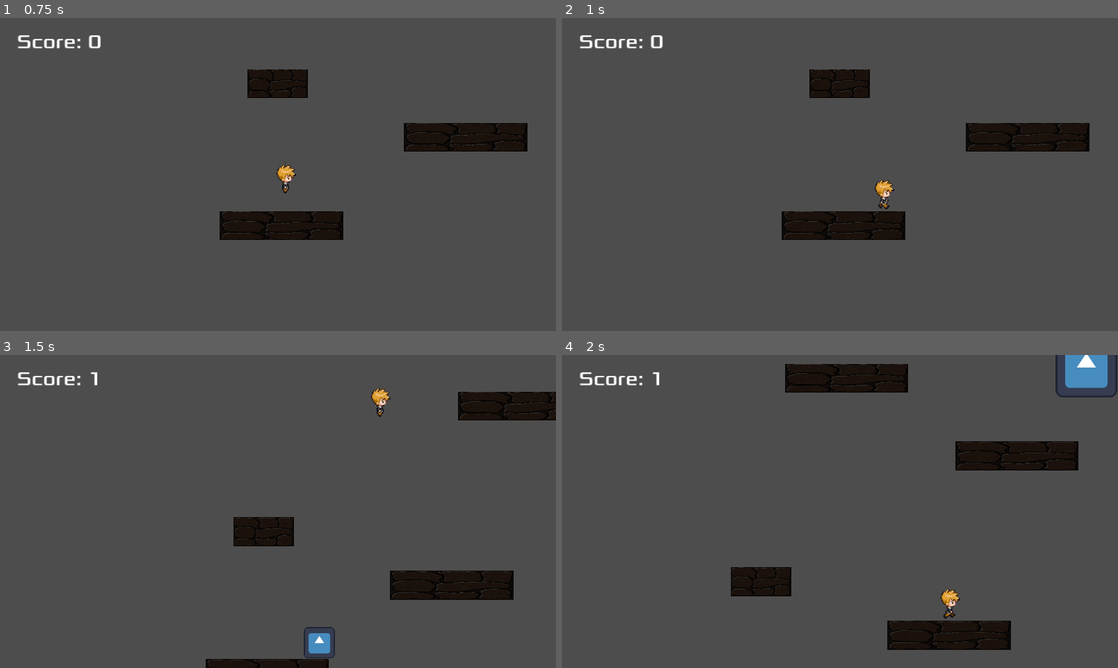
Above: before the commit, frames 1-4 (two rows, left to right).
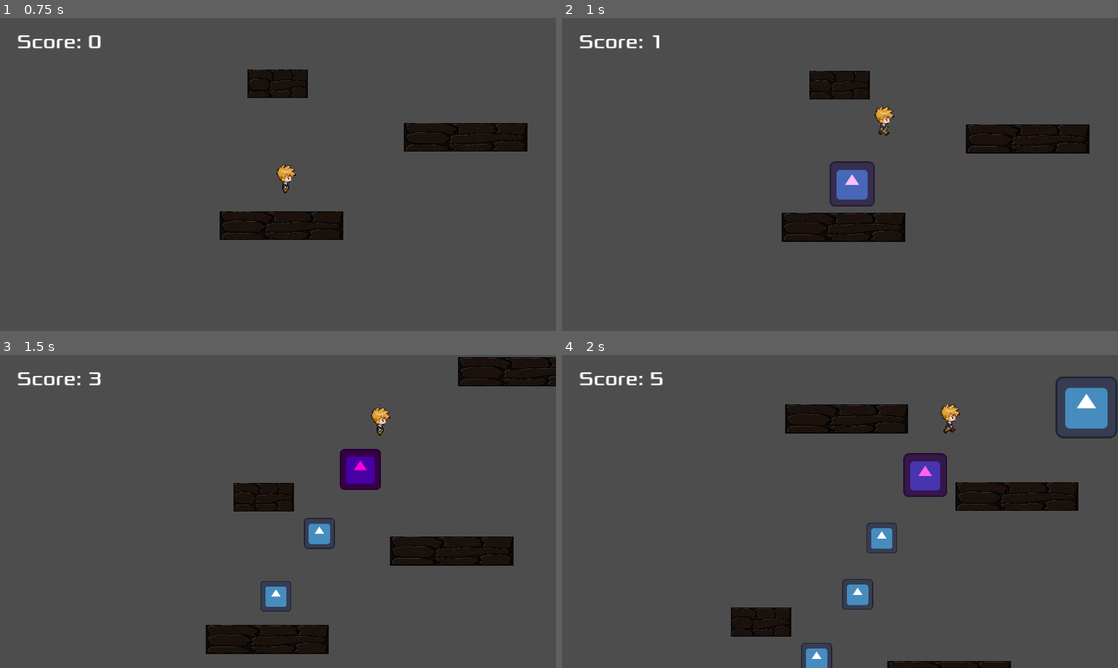
Above: after the commit, the same moments.

Repository: mflash/meujogo20242
Game: Godot game, scene res://scenes/game.tscn
Same seed, same stepped clock (60 frames per second), same inputs: the game is played once before the commit and once after it. The engine's default icon, where the game draws it, is replaced by a stand-in: a white triangle on a blue panel in a dark square.
Inputs (mouse positions are in pixels of both pictures, inside the frame that each line leads up to):
- Up to frame 1 (0.75 s): move the mouse to (400, 158) at 0.52 s; hold Right (right) from 0.53 s (still down); hold F (filter, bound only after the commit) from 0.53 s (still down); click (400, 158) at 0.67 s
- Up to frame 2 (1 s): keep holding Right (right); keep holding F (filter, bound only after the commit); tap Space (jump) at 0.77, 0.8 s
- Up to frame 3 (1.5 s): keep holding Right (right); tap Space (jump) at 1.07, 1.35 s; move the mouse to (166, 527) at 1.27 s; release F (filter, bound only after the commit) at 1.28 s
- Up to frame 4 (2 s): keep holding Right (right); tap Space (jump) at 1.52, 1.82 s; tap F (filter, bound only after the commit) at 1.55 s

Frame 1 is identical in both runs. In frame 2, 2.6% of the frame differs, in the area x 15-95%, y 5-72%; in frame 3, 14%; in frame 4, 17%, in the area x 15-100%, y 0-100%.

Commit message:
Animação com AnimationPlayer, Tween; Áudio (efeitos e música)

Diff:
--- /dev/null
+++ b/default_bus_layout.tres
@@ -0,0 +1,21 @@
+[gd_resource type="AudioBusLayout" load_steps=2 format=3 uid="uid://d34mfkf8ohh1p"]
+
+[sub_resource type="AudioEffectLowPassFilter" id="AudioEffectLowPassFilter_mpbl0"]
+resource_name = "LowPassFilter"
+cutoff_hz = 20500.0
+
+[resource]
+bus/1/name = &"Music"
+bus/1/solo = false
+bus/1/mute = false
+bus/1/bypass_fx = false
+bus/1/volume_db = 3.70467
+bus/1/send = &"Master"
+bus/1/effect/0/effect = SubResource("AudioEffectLowPassFilter_mpbl0")
+bus/1/effect/0/enabled = true
+bus/2/name = &"SFX"
+bus/2/solo = false
+bus/2/mute = false
+bus/2/bypass_fx = false
+bus/2/volume_db = -6.35661
+bus/2/send = &"Master"
--- a/objects/box.gd
+++ b/objects/box.gd
@@ -1,5 +1,11 @@
 extends Area2D
 
+func _ready() -> void:
+	pass
+	# Alternativa: usando Tween via código
+	#var tween := get_tree().create_tween()
+	#tween.tween_property(self, "scale", Vector2(1.5,1.5), 0.2)
+	#tween.tween_property(self, "scale", Vector2(1,1), 0.2)
 
 func _on_visible_on_screen_notifier_2d_screen_exited() -> void:
 	print("SAIU!")
--- a/objects/box.tscn
+++ b/objects/box.tscn
@@ -1,10 +1,59 @@
-[gd_scene load_steps=4 format=3 uid="uid://bjxk43nvprd0j"]
+[gd_scene load_steps=7 format=3 uid="uid://bjxk43nvprd0j"]
 
 [ext_resource type="Texture2D" uid="uid://d323ikk7iot7k" path="res://icon.svg" id="1_2jjht"]
 [ext_resource type="Script" path="res://objects/box.gd" id="1_uclm3"]
 
 [sub_resource type="RectangleShape2D" id="RectangleShape2D_4mvw8"]
 size = Vector2(64, 64)
+
+[sub_resource type="Animation" id="Animation_qvph3"]
+length = 0.4
+tracks/0/type = "value"
+tracks/0/imported = false
+tracks/0/enabled = true
+tracks/0/path = NodePath("SpriteBox:modulate")
+tracks/0/interp = 1
+tracks/0/loop_wrap = true
+tracks/0/keys = {
+"times": PackedFloat32Array(0),
+"transitions": PackedFloat32Array(1),
+"update": 0,
+"values": [Color(1, 1, 1, 1)]
+}
+
+[sub_resource type="Animation" id="Animation_oamc6"]
+resource_name = "scale"
+length = 0.4
+tracks/0/type = "value"
+tracks/0/imported = false
+tracks/0/enabled = true
+tracks/0/path = NodePath(".:scale")
+tracks/0/interp = 1
+tracks/0/loop_wrap = true
+tracks/0/keys = {
+"times": PackedFloat32Array(0, 0.2, 0.4),
+"transitions": PackedFloat32Array(1, 1, 1),
+"update": 0,
+"values": [Vector2(1, 1), Vector2(1.5, 1.5), Vector2(1, 1)]
+}
+tracks/1/type = "value"
+tracks/1/imported = false
+tracks/1/enabled = true
+tracks/1/path = NodePath("SpriteBox:modulate")
+tracks/1/interp = 1
+tracks/1/loop_wrap = true
+tracks/1/keys = {
+"times": PackedFloat32Array(0, 0.133333, 0.4),
+"transitions": PackedFloat32Array(1, 0.277393, 1),
+"update": 0,
+"values": [Color(1, 1, 1, 1), Color(1, 0, 0.862745, 1), Color(1, 1, 1, 1)]
+}
+
+[sub_resource type="AnimationLibrary" id="AnimationLibrary_lncj8"]
+_data = {
+"RESET": SubResource("Animation_qvph3"),
+"scale": SubResource("Animation_oamc6")
+}
 
 [node name="Box" type="Area2D"]
 script = ExtResource("1_uclm3")
@@ -14,9 +63,16 @@
 texture = ExtResource("1_2jjht")
 
 [node name="CollisionShape2D" type="CollisionShape2D" parent="."]
+visible = false
 position = Vector2(0, -2)
 shape = SubResource("RectangleShape2D_4mvw8")
 
 [node name="VisibleOnScreenNotifier2D" type="VisibleOnScreenNotifier2D" parent="."]
 
+[node name="AnimationPlayer" type="AnimationPlayer" parent="."]
+libraries = {
+"": SubResource("AnimationLibrary_lncj8")
+}
+autoplay = "scale"
+
 [connection signal="screen_exited" from="VisibleOnScreenNotifier2D" to="." method="_on_visible_on_screen_notifier_2d_screen_exited"]
--- a/project.godot
+++ b/project.godot
@@ -56,6 +56,11 @@
 "events": [Object(InputEventKey,"resource_local_to_scene":false,"resource_name":"","device":-1,"window_id":0,"alt_press …(191 unchanged characters)…
 ]
 }
+filter={
+"deadzone": 0.5,
+"events": [Object(InputEventKey,"resource_local_to_scene":false,"resource_name":"","device":-1,"window_id":0,"alt_pressed":false,"shift_pressed":false,"ctrl_pressed":false,"meta_pressed":false,"pressed":false,"keycode":0,"physical_keycode":70,"key_label":0,"unicode":102,"location":0,"echo":false,"script":null)
+]
+}
 
 [layer_names]
 
--- a/scenes/game.tscn
+++ b/scenes/game.tscn
@@ -22,5 +22,8 @@
 
 [node name="Level" parent="." instance=ExtResource("4_y73ng")]
 
+[node name="Player" parent="Level" index="5"]
+jump_speed = -1600.0
+
 [editable path="Level"]
 [editable path="Level/Player"]
--- a/scenes/level1.tscn
+++ b/scenes/level1.tscn
@@ -1,8 +1,9 @@
-[gd_scene load_steps=8 format=3 uid="uid://5k0x2dotccin"]
+[gd_scene load_steps=9 format=3 uid="uid://5k0x2dotccin"]
 
 [ext_resource type="Texture2D" uid="uid://b1dh8vyttbr0n" path="res://bricks/Stones_Texture.png" id="1_xfiwm"]
 [ext_resource type="PackedScene" uid="uid://cs70yf64lqbo8" path="res://scenes/player.tscn" id="2_t0mr6"]
 [ext_resource type="Texture2D" uid="uid://d323ikk7iot7k" path="res://icon.svg" id="3_b4u7g"]
+[ext_resource type="AudioStream" uid="uid://8d2abqossqn6" path="res://SFX/Chiptune_Adventures_1.ogg" id="4_np4xl"]
 
 [sub_resource type="RectangleShape2D" id="RectangleShape2D_y7ddi"]
 size = Vector2(255, 59)
@@ -82,7 +83,7 @@
 [node name="Player" parent="." instance=ExtResource("2_t0mr6")]
 position = Vector2(652, 382)
 
-[node name="Camera2D" parent="Player" index="2"]
+[node name="Camera2D" parent="Player" index="3"]
 position_smoothing_enabled = true
 drag_horizontal_enabled = true
 drag_vertical_enabled = true
@@ -110,4 +111,10 @@
 [node name="SceneLimit" type="Marker2D" parent="."]
 position = Vector2(427, 603)
 
+[node name="Music" type="AudioStreamPlayer" parent="."]
+stream = ExtResource("4_np4xl")
+autoplay = true
+bus = &"Music"
+parameters/looping = false
+
 [editable path="Player"]
--- a/scenes/player.gd
+++ b/scenes/player.gd
@@ -5,8 +5,17 @@
 @export var gravity := 4000.0
 @export var box : PackedScene
 
-@onready var sprite = $PlayerSprite
+@onready var sprite := $PlayerSprite
+@onready var jumpSound := $JumpSound
 
+func _input(event: InputEvent) -> void:
+	if event.is_action_pressed("filter"):
+		var filtro := AudioServer.get_bus_effect(1, 0) as AudioEffectLowPassFilter
+		# Liga/desliga o efeito (na verdade, só troca a frequência de corte)
+		if filtro.cutoff_hz == 500:
+			filtro.cutoff_hz = 20500
+		else:
+			filtro.cutoff_hz = 500
 
 func get_8way_input():
 	var input_direction = Input.get_vector("left", "right", "up", "down")
@@ -17,9 +26,11 @@
 	var vel := Input.get_axis("left", "right")
 	var jump := Input.is_action_just_pressed("jump")
 
-	if is_on_floor() and jump:
+	if jump: #is_on_floor() and jump:
 		velocity.y = jump_speed
 		get_tree().call_group("HUD", "updateScore")
+		#if not jumpSound.playing:
+		jumpSound.play()
 		# cria uma caixa na posição do jogador
 		var b := box.instantiate()
 		b.position = global_position
--- a/scenes/player.tscn
+++ b/scenes/player.tscn
@@ -1,8 +1,9 @@
-[gd_scene load_steps=22 format=3 uid="uid://cs70yf64lqbo8"]
+[gd_scene load_steps=23 format=3 uid="uid://cs70yf64lqbo8"]
 
 [ext_resource type="Script" path="res://scenes/player.gd" id="1_58o8v"]
 [ext_resource type="PackedScene" uid="uid://bjxk43nvprd0j" path="res://objects/box.tscn" id="2_o5rwr"]
 [ext_resource type="Texture2D" uid="uid://n75r7siaufcq" path="res://char.png" id="2_q6lxt"]
+[ext_resource type="AudioStream" uid="uid://bk2uiset80drx" path="res://SFX/jump1.ogg" id="3_1e8ih"]
 
 [sub_resource type="AtlasTexture" id="AtlasTexture_1px1d"]
 atlas = ExtResource("2_q6lxt")
@@ -145,8 +146,13 @@
 [node name="Player" type="CharacterBody2D"]
 scale = Vector2(2, 2)
 script = ExtResource("1_58o8v")
+jump_speed = -1000.0
 box = ExtResource("2_o5rwr")
 metadata/_edit_group_ = true
+
+[node name="JumpSound" type="AudioStreamPlayer" parent="."]
+stream = ExtResource("3_1e8ih")
+bus = &"SFX"
 
 [node name="PlayerSprite" type="AnimatedSprite2D" parent="."]
 scale = Vector2(0.5, 0.5)
Not shown, added: SFX/Chiptune_Adventures_1.ogg.import
Not shown, added: SFX/Summer_Park.ogg.import
Not shown, added: SFX/coin_SFX.wav.import
Not shown, added: SFX/jump1.ogg.import
Not shown, added: SFX/pain.ogg.import
Not shown, added: SFX/Chiptune_Adventures_1.ogg
Not shown, added: SFX/Summer_Park.ogg
Not shown, added: SFX/coin_SFX.wav
Not shown, added: SFX/jump1.ogg
Not shown, added: SFX/pain.ogg
